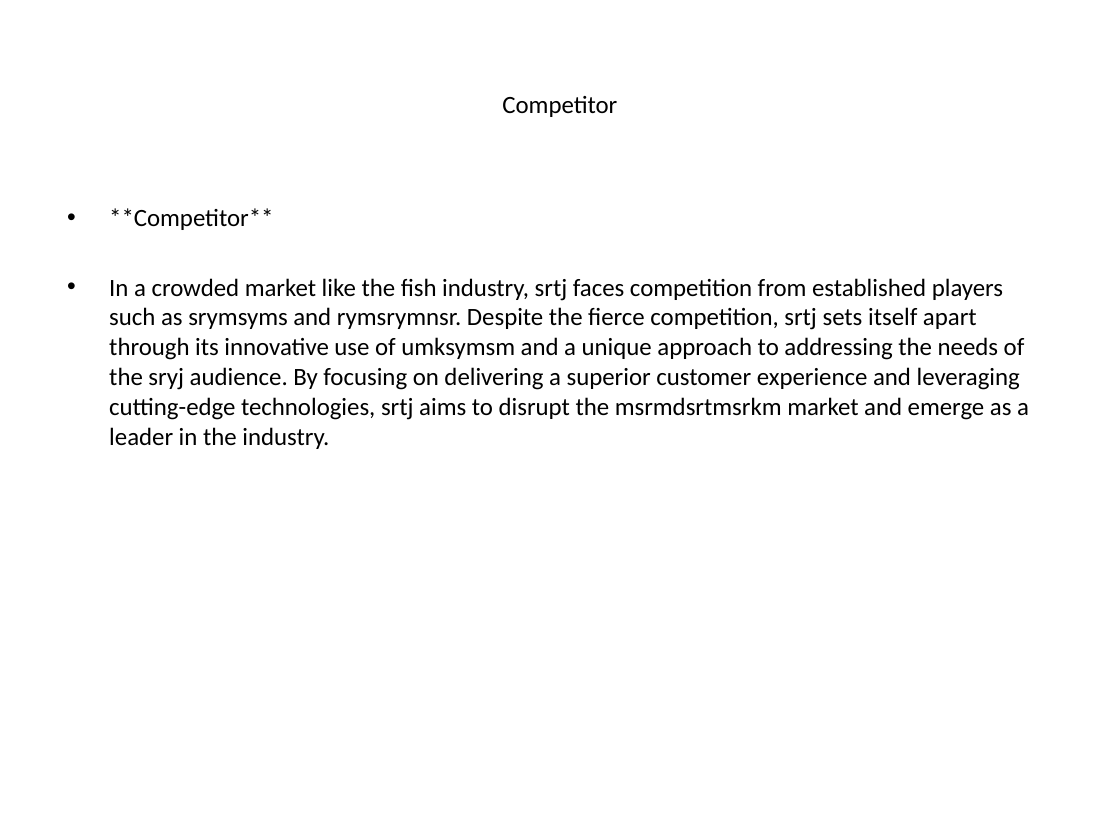
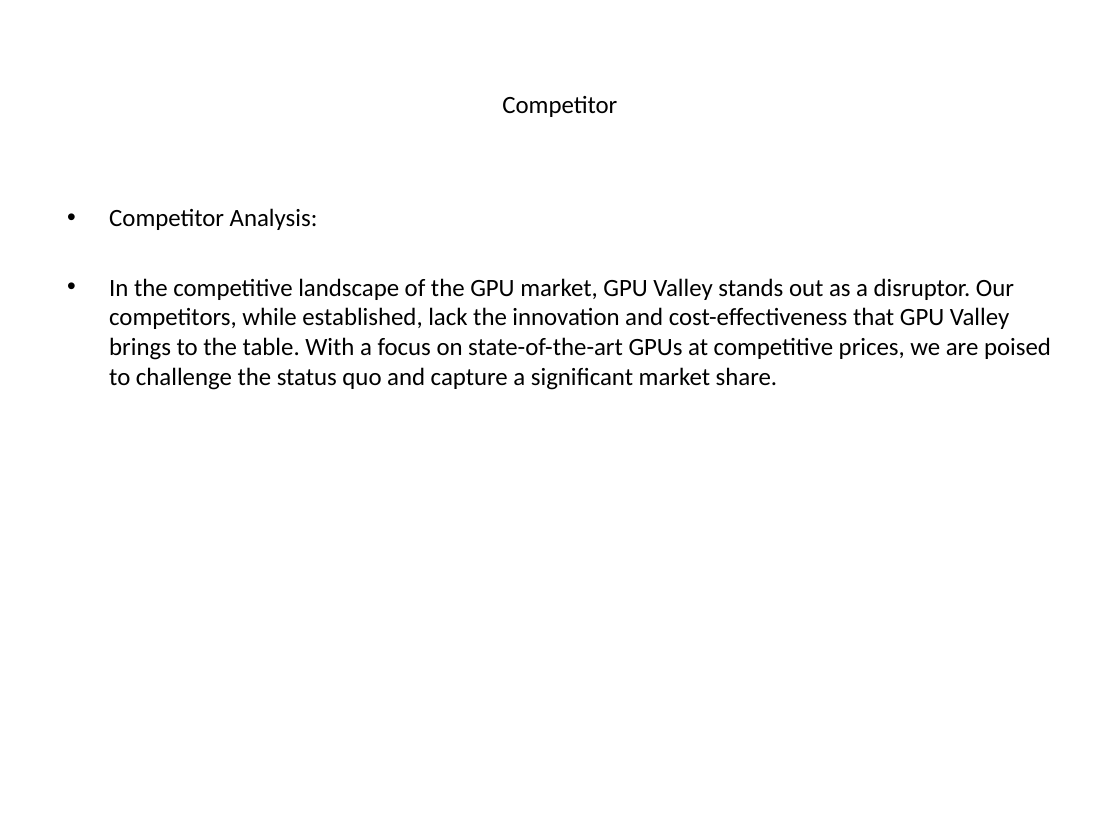
Before and after one commit to luhouyang/cantimagine, a slide deck: slide 4 of generated_ppt/_presentation.pptx. Drawn at 1120x840 pixels with LibreOffice and Linux fonts; fonts in the diff are those of the drawing. Boxes give left, top, right and bottom in pixels: in the first picture for what was removed or moved away, otherwise in the second. Text is boxed around its words. In the diff, an @@ line names an element or a change of style, - is before the commit and + after.

```diff
--- a/generated_ppt/_presentation.pptx
+++ b/generated_ppt/_presentation.pptx
@@ text at <box>109,208,1051,390</box>: text changed @@
-• **Competitor**
-• In a crowded market like the fish industry, srtj faces competition from established players such as srymsyms and rymsrymnsr. Despite the fierce competition, srtj sets itself apart through its innovative use of umksymsm and a unique approach to addressing the needs of the sryj audience. By focusing on delivering a superior customer experience and leveraging cutting-edge technologies, srtj aims to disrupt the msrmdsrtmsrkm market and emerge as a leader in the industry.
+• Competitor Analysis:
+• In the competitive landscape of the GPU market, GPU Valley stands out as a disruptor. Our competitors, while established, lack the innovation and cost-effectiveness that GPU Valley brings to the table. With a focus on state-of-the-art GPUs at competitive prices, we are poised to challenge the status quo and capture a significant market share.
```
Also in this commit, not shown: 4 other slides changed, 3 other files.
